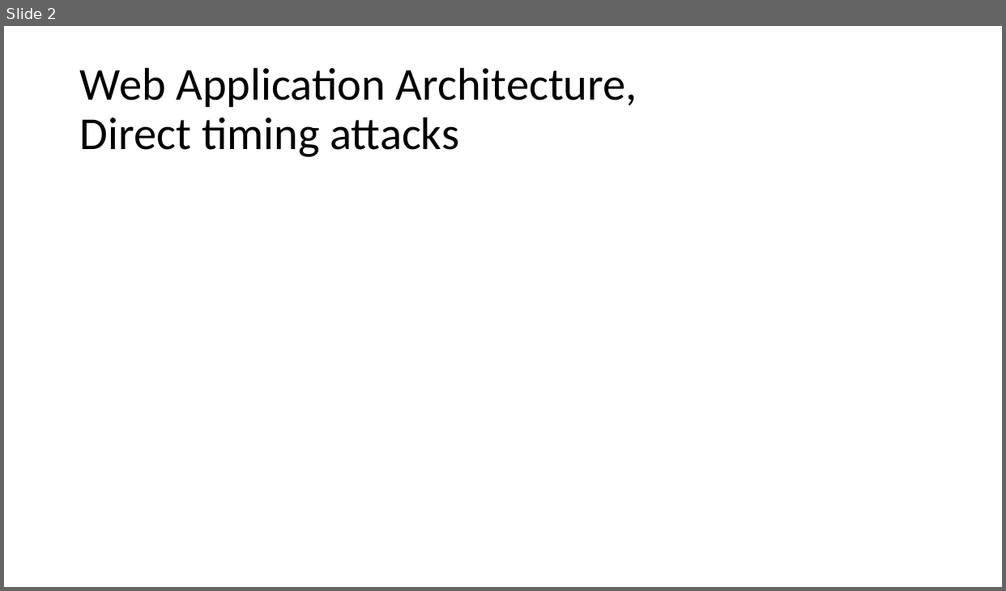
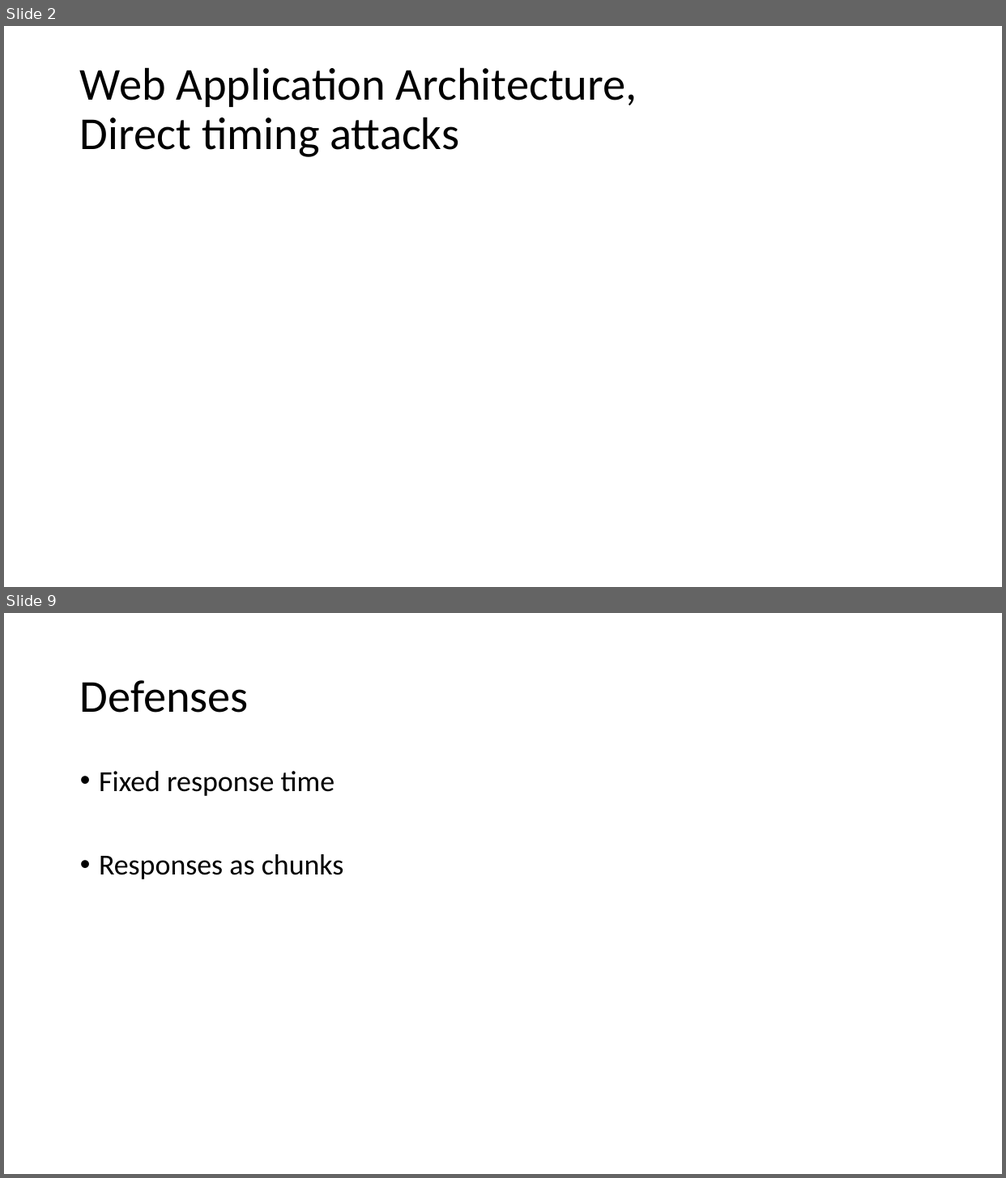
Before and after one commit to PtxDK/PCS, a slide deck: PCS_Press.pptx. Shown one above the other, each under a label of ours: slide 2 before the commit, slides 2 and 9 after it; the slides between them are not shown. The pictures are 1006x591 and 1006x1178 pixels, drawn with LibreOffice and Linux fonts; fonts in the diff are those of the drawing. Boxes give left, top, right and bottom in pixels: in the first picture for what was removed or moved away, otherwise in the second. Text is boxed around its words. In the diff, an @@ line names an element or a change of style, - is before the commit and + after.

```diff
--- a/PCS_Press.pptx
+++ b/PCS_Press.pptx
@@ slide 9 added at <box>4,613,1002,1174</box>, background #FFFFFF @@
@@ title added at <box>80,680,249,713</box>, 44 pt, text #000000 @@
+Defenses
@@ text added at <box>99,771,344,879</box>, 28 pt, text #000000 @@
+• Fixed response time
+• Responses as chunks
```
Also in this commit, not shown: 4 slides changed, 3 other slides added.
